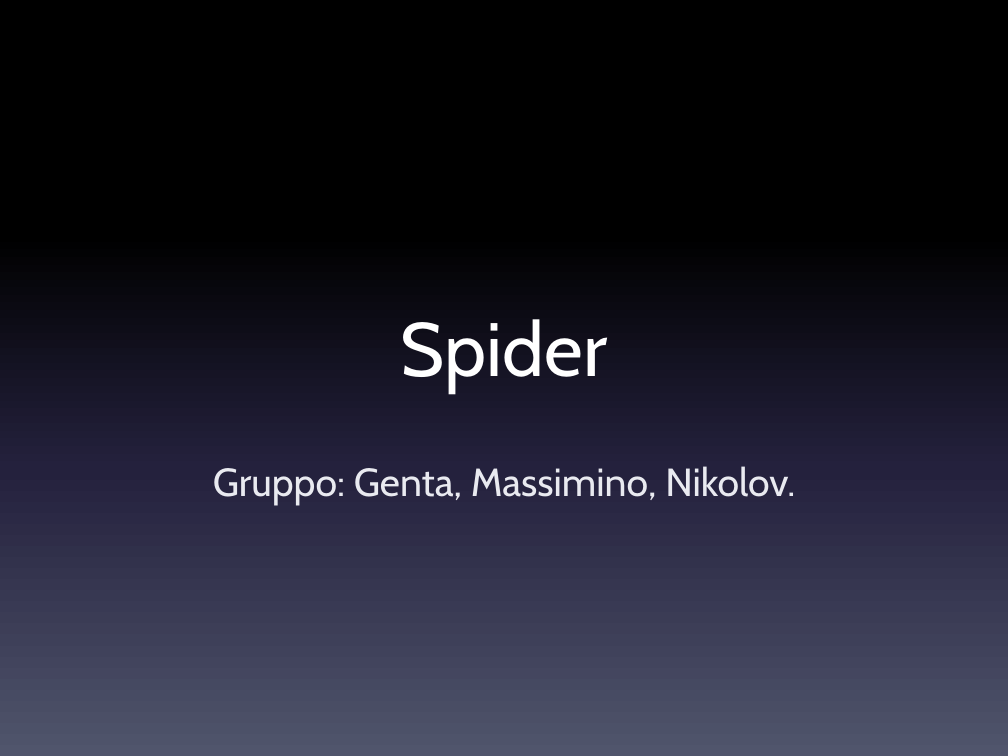
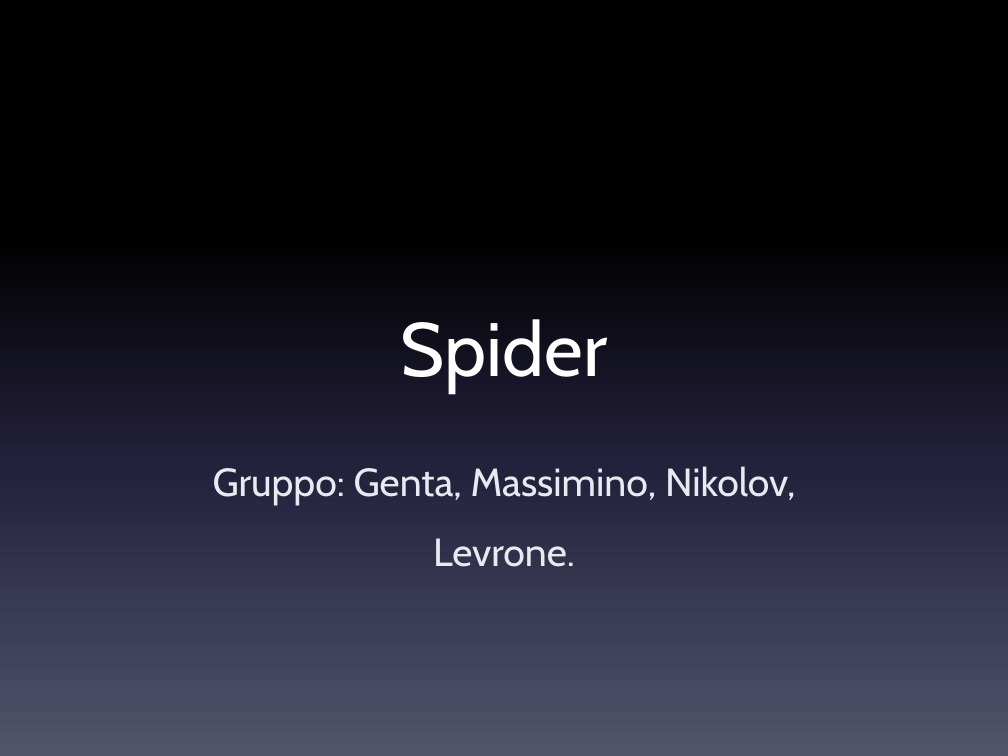
Before and after one commit to danielegenta/ProjectTPSI_Spider, a slide deck: slide 1 of Presentazione_Spider.pptx. Drawn at 1008x756 pixels with LibreOffice and Linux fonts; fonts in the diff are those of the drawing. Boxes give left, top, right and bottom in pixels: in the first picture for what was removed or moved away, otherwise in the second. Text is boxed around its words. In the diff, an @@ line names an element or a change of style, - is before the commit and + after.

```diff
--- a/Presentazione_Spider.pptx
+++ b/Presentazione_Spider.pptx
@@ subtitle at (213, 466, 796, 567): text changed @@
-Gruppo: Genta, Massimino, Nikolov.
+Gruppo: Genta, Massimino, Nikolov, Levrone.
```
Also in this commit, not shown: 6 other slides changed, 4 slides added, 1 slide removed, 1 other file.
